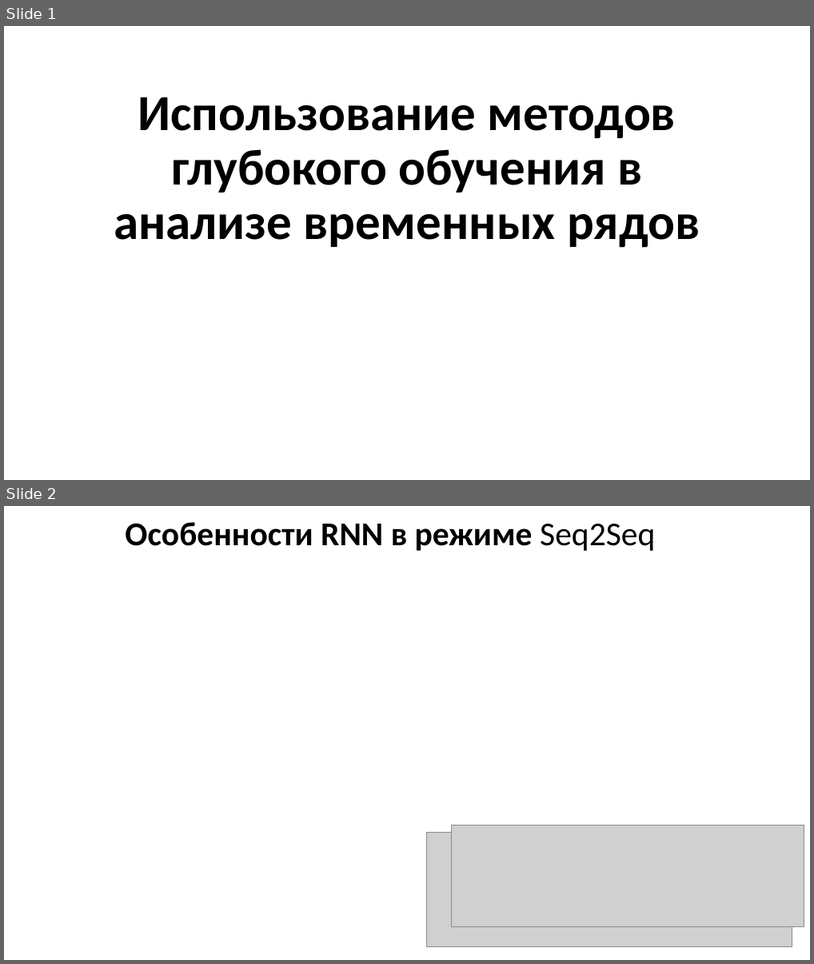
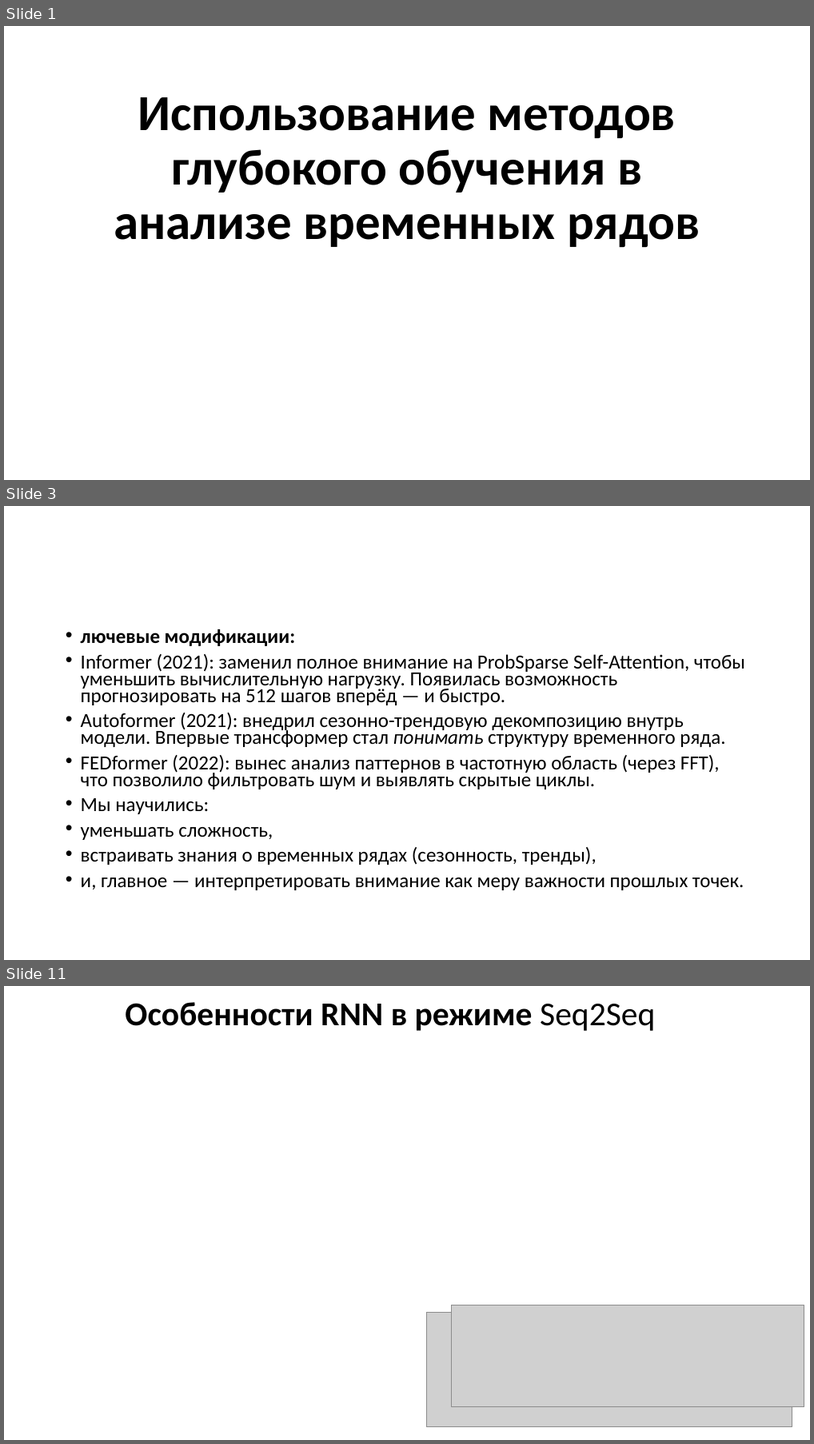
Before and after one commit to MVRonkin/TimeSeriesCourse, a slide deck: 2025/LEC/07-4 Foundation.pptx. Shown one above the other, each under a label of ours: slides 1 and 2 before the commit, slides 1, 3 and 11 after it; the slides between them are not shown. The pictures are 814x964 and 814x1444 pixels, drawn with LibreOffice and Linux fonts; fonts in the diff are those of the drawing; grey boxes stand for pictures. Boxes give left, top, right and bottom in pixels: in the first picture for what was removed or moved away, otherwise in the second. Text is boxed around its words. In the diff, an @@ line names an element or a change of style, - is before the commit and + after.

```diff
--- a/2025/LEC/07-4 Foundation.pptx
+++ b/2025/LEC/07-4 Foundation.pptx
@@ slide 3 added at (4, 506, 810, 960), background #FFFFFF @@
@@ text added at (81, 629, 746, 890), 23.8 pt, text #000000 @@
+• лючевые модификации:
+• Informer (2021): заменил полное внимание на ProbSparse Self-Attention, чтобы уменьшить вычислительную нагрузку. Появилась возможность прогнозировать на 512 шагов вперёд — и быстро.
+• Autoformer (2021): внедрил сезонно-трендовую декомпозицию внутрь модели. Впервые трансформер стал понимать структуру временного ряда.
+• FEDformer (2022): вынес анализ паттернов в частотную область (через FFT), что позволило фильтровать шум и выявлять скрытые циклы.
+• Мы научились:
+• уменьшать сложность,
+• встраивать знания о временных рядах (сезонность, тренды),
+• и, главное — интерпретировать внимание как меру важности прошлых точек.
@@ what was slide 2 is now slide 11 @@
```
Also in this commit, not shown: 8 other slides added.
